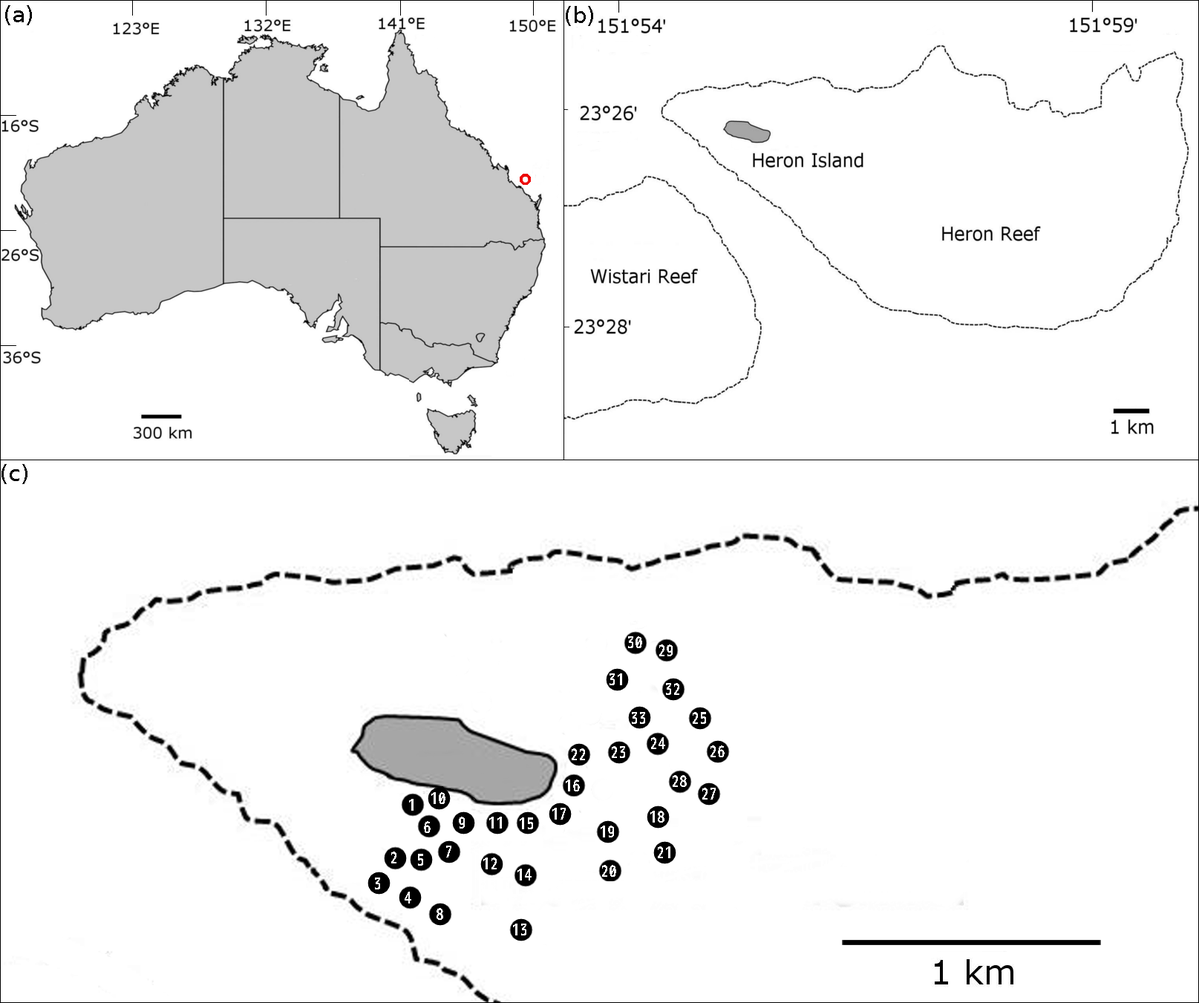
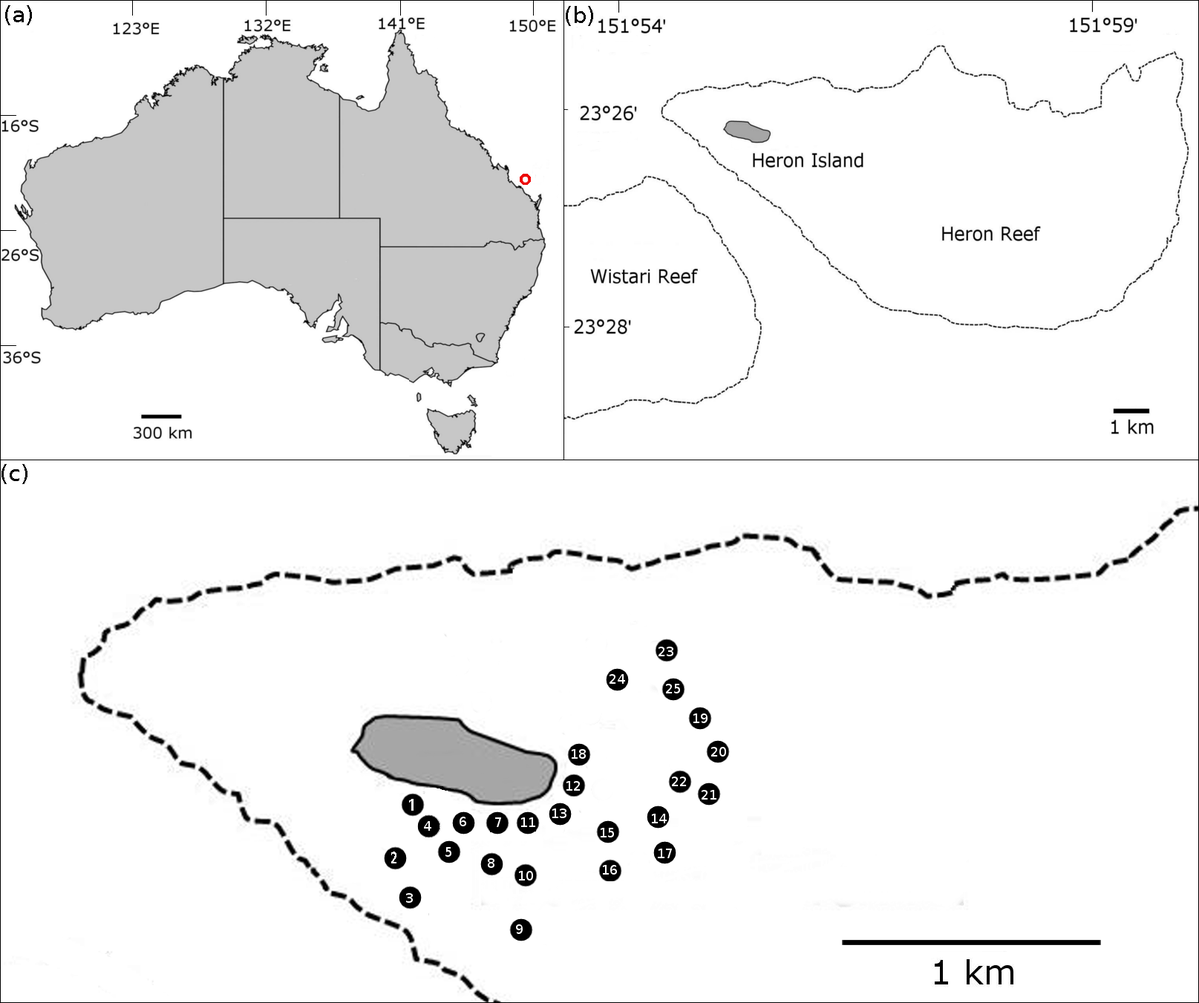
Two versions of the same layered image (1199 × 1003). Layer-by-layer changes:
added layer "4 #1" above "Pasted Layer #1" over [424, 821, 432, 832]
added layer "Pasted Layer #1" above "25" over [418, 814, 441, 840]
added layer "25" above "24" over [666, 683, 681, 694]
added layer "24" above "23" over [609, 674, 626, 684]
added layer "23" above "22" over [658, 646, 674, 657]
added layer "22" above "21" over [672, 776, 687, 787]
added layer "21" above "20" over [701, 790, 717, 800]
added layer "20" above "19" over [711, 747, 727, 757]
added layer "19" above "17" over [693, 713, 708, 724]
added layer "17" above "18" over [658, 848, 673, 859]
added layer "18" above "16" over [571, 749, 586, 759]
added layer "16" above "15" over [603, 865, 618, 875]
added layer "15" above "14" over [600, 828, 615, 838]
added layer "14" above "13" over [652, 813, 667, 824]
added layer "13" above "12" over [552, 808, 567, 819]
added layer "12" above "11" over [566, 781, 581, 791]
added layer "11" above "10" over [521, 817, 536, 828]
added layer "10" above "9 #1" over [519, 871, 534, 881]
added layer "9 #1" above "8 #1" over [516, 924, 523, 935]
added layer "8 #1" above "7 #1" over [487, 858, 495, 869]
added layer "7 #1" above "6 #1" over [495, 817, 502, 828]
added layer "6 #1" above "5 #2" over [459, 816, 467, 827]
added layer "5 #2" above "5 #1" over [445, 847, 452, 858]
painted on "Pasted Layer" over [367, 627, 725, 936]
…and 2 more changes (2 added)
